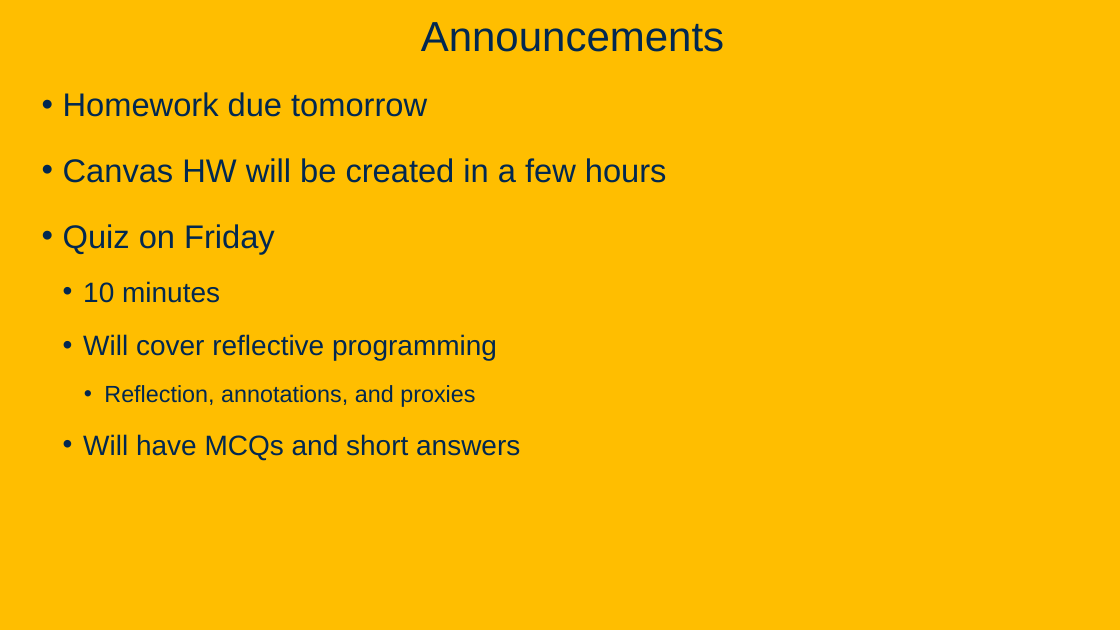
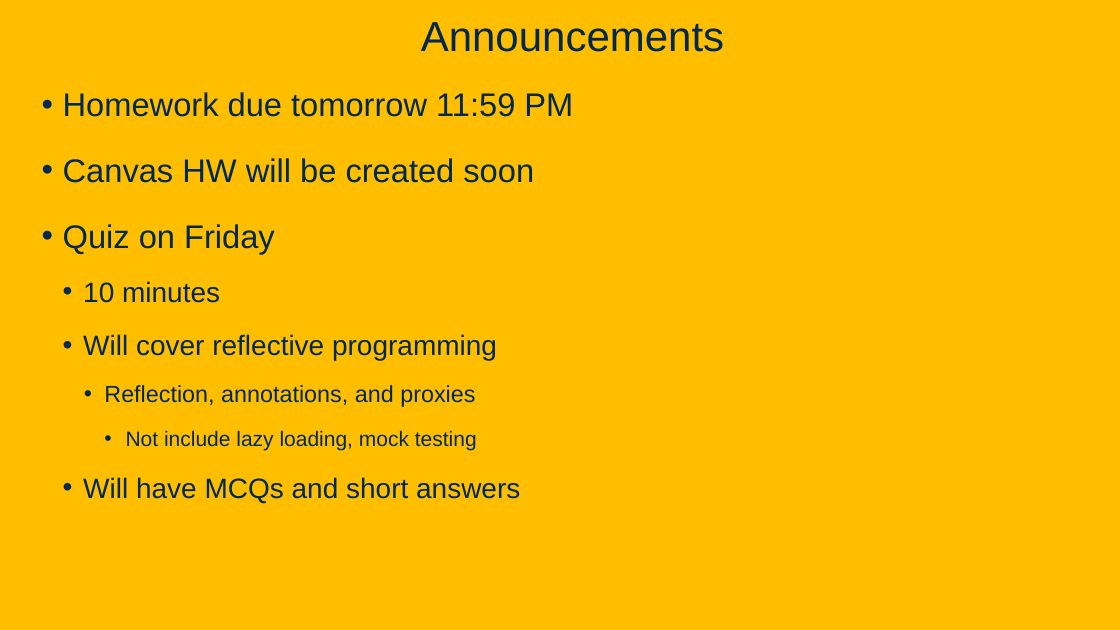
Before and after one commit to davsec-teaching/ecs160-f25, a slide deck: slide 123 of slides/5_annotations_and_reflection.pptx. Drawn at 1120x630 pixels with LibreOffice and Linux fonts; fonts in the diff are those of the drawing; background and template pictures are left out. Boxes give left, top, right and bottom in pixels: in the first picture for what was removed or moved away, otherwise in the second. Text is boxed around its words. In the diff, an @@ line names an element or a change of style, - is before the commit and + after.

```diff
--- a/slides/5_annotations_and_reflection.pptx
+++ b/slides/5_annotations_and_reflection.pptx
@@ text at bbox=[63, 92, 573, 183]: text changed @@
-• Homework due tomorrow
-• Canvas HW will be created in a few hours
+• Homework due tomorrow 11:59 PM
+• Canvas HW will be created soon
@@ text at bbox=[126, 430, 477, 450]: paragraph added @@
+      • Not include lazy loading, mock testing
```
Also in this commit, not shown: 1 other file.
